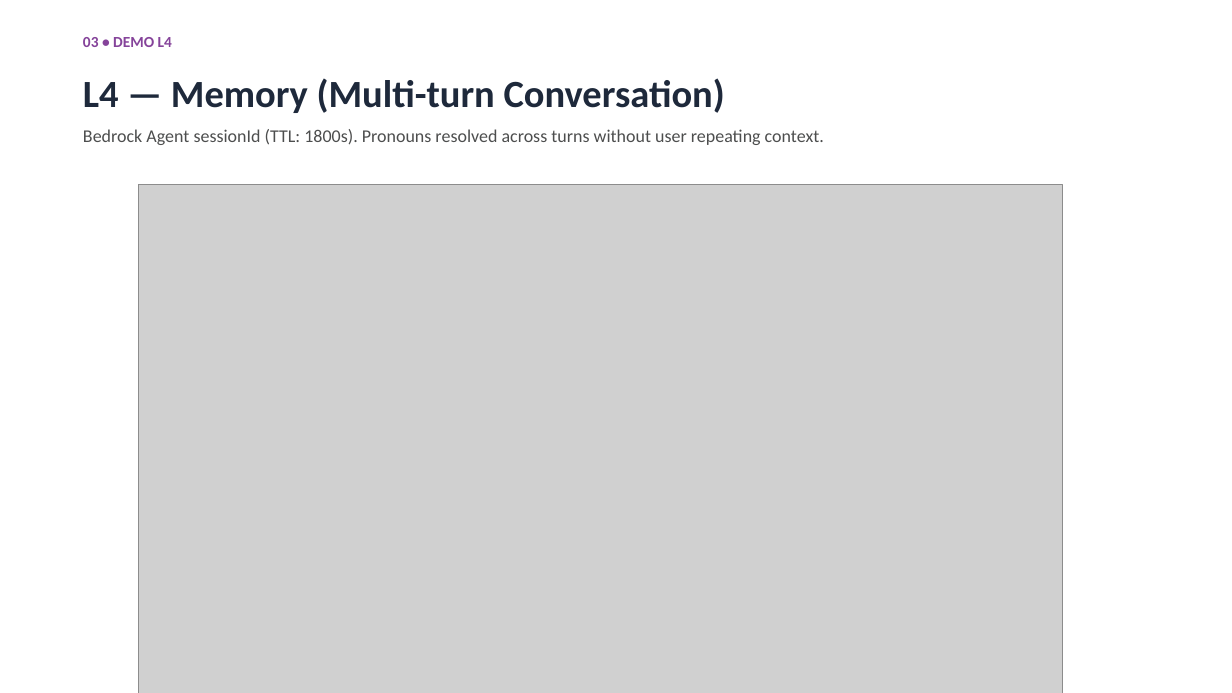
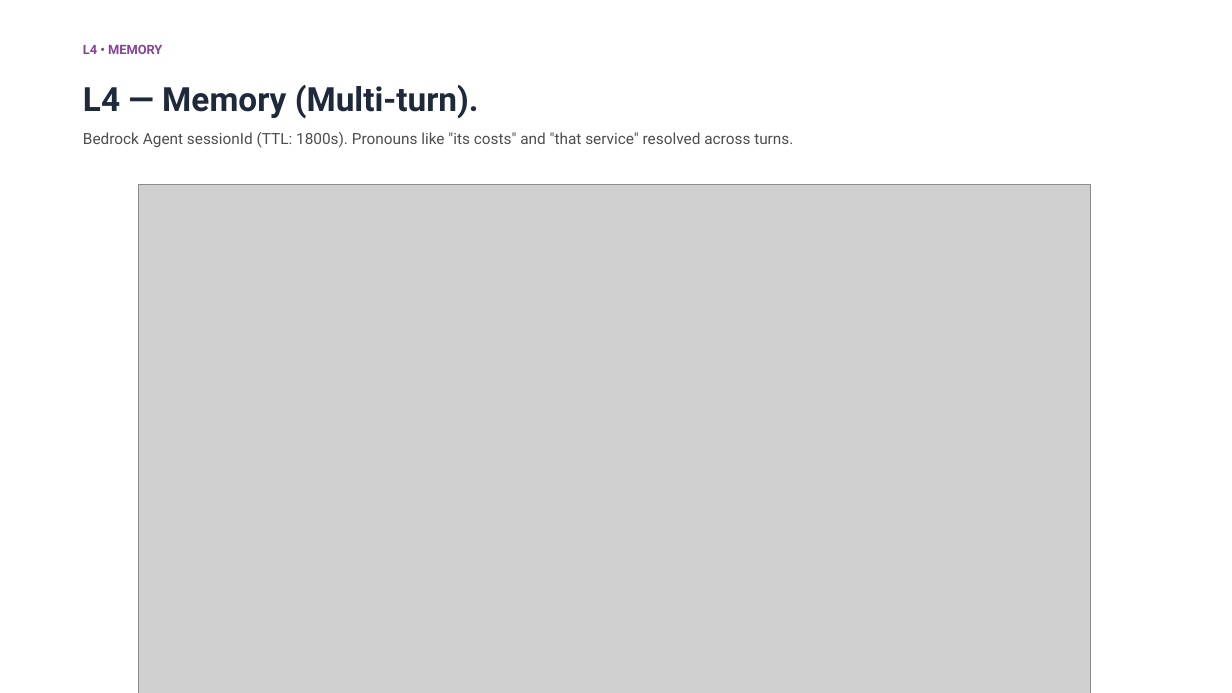
Before and after one commit to NguyenHuuDinh135/G9-W4, a slide deck: slide 12 of slides/W4_presentation.pptx (slide 10 before the commit). Drawn at 1232x693 pixels with LibreOffice and Linux fonts; fonts in the diff are those of the drawing; grey boxes stand for pictures. Boxes give left, top, right and bottom in pixels: in the first picture for what was removed or moved away, otherwise in the second. Text is boxed around its words. In the diff, an @@ line names an element or a change of style, - is before the commit and + after.

```diff
--- a/slides/W4_presentation.pptx
+++ b/slides/W4_presentation.pptx
@@ text at <box>83,44,162,54</box>: text changed; size 12 to 10 pt; font Calibri to Roboto @@
-03 • DEMO L4
+L4 • MEMORY
@@ text at <box>83,85,479,119</box>: text changed; size 30 to 26 pt; font Calibri to Roboto @@
-L4 — Memory (Multi-turn Conversation)
+L4 — Memory (Multi-turn).
@@ text at <box>83,132,793,148</box>: text changed; size 14 to 12 pt; font Calibri to Roboto @@
-Bedrock Agent sessionId (TTL: 1800s). Pronouns resolved across turns without user repeating context.
+Bedrock Agent sessionId (TTL: 1800s). Pronouns like "its costs" and "that service" resolved across turns.
@@ picture: place and size @@
-picture at <box>139,185,1063,693</box>
+picture at <box>139,185,1091,693</box>
```
Also in this commit, not shown: 13 other slides changed, 2 slides added, 1 other file.
